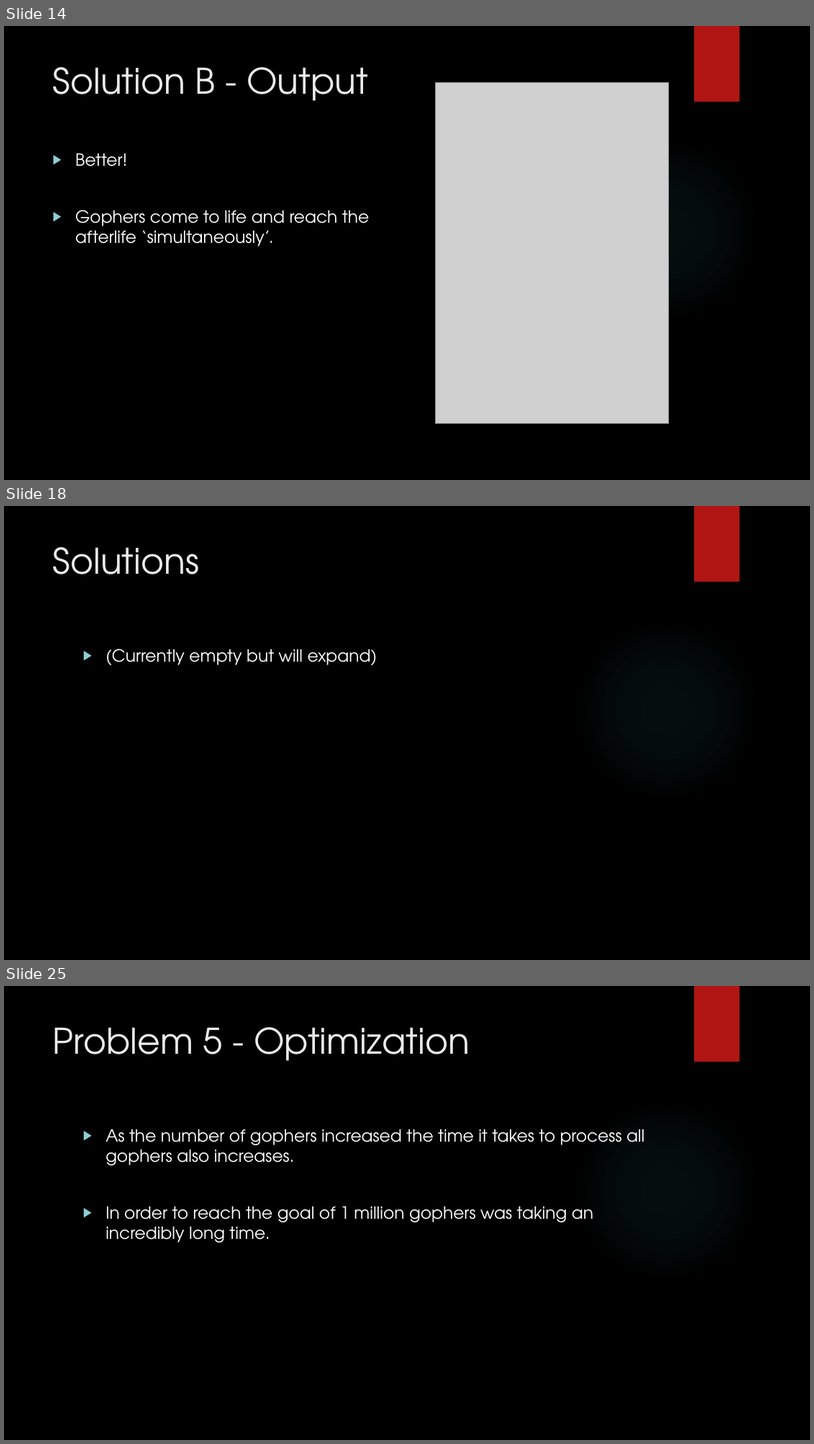
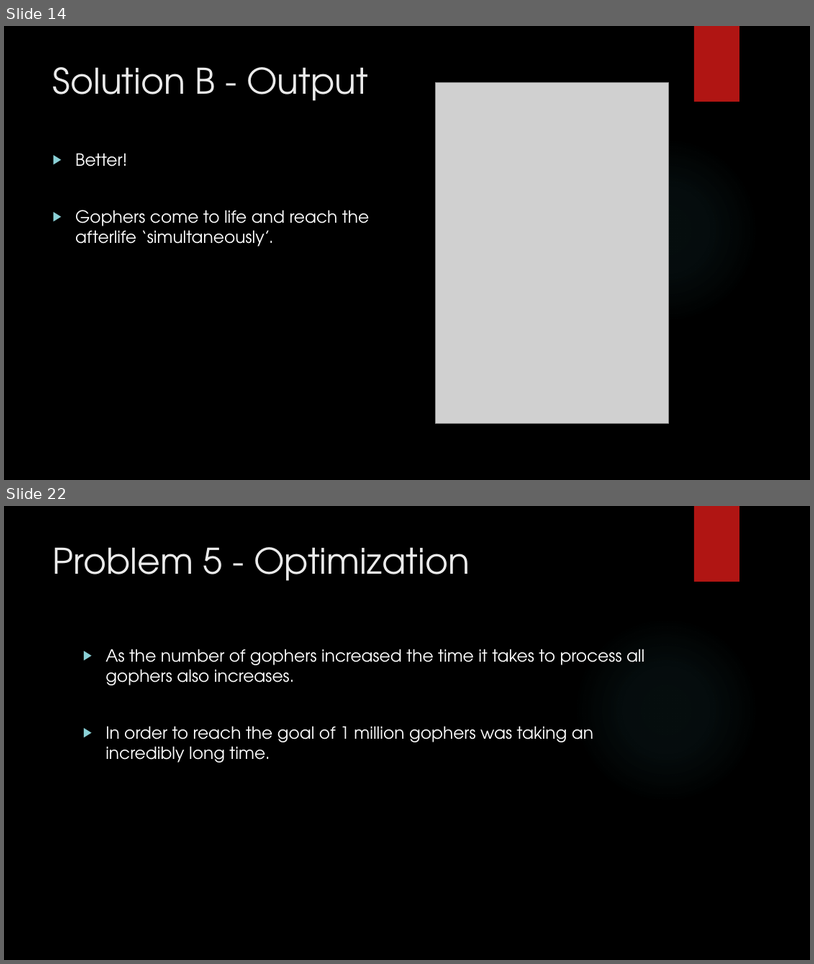
Before and after one commit to jaminologist/GopherLife, a slide deck: GopherLife.pptx. Shown one above the other, each under a label of ours: slides 14, 18 and 25 before the commit, slides 14 and 22 after it; the slides between them are not shown. The pictures are 814x1444 and 814x964 pixels, drawn with LibreOffice and Linux fonts; fonts in the diff are those of the drawing; grey boxes stand for pictures; background and template pictures are left out. Boxes give left, top, right and bottom in pixels: in the first picture for what was removed or moved away, otherwise in the second. Text is boxed around its words. In the diff, an @@ line names an element or a change of style, - is before the commit and + after.

```diff
--- a/GopherLife.pptx
+++ b/GopherLife.pptx
@@ slide 18 removed at bbox=[4, 506, 810, 960], background picture (left out); not listed: 2 template elements that a slide beside it also shows @@
@@ title removed at bbox=[53, 547, 199, 574] @@
-Solutions
@@ text removed at bbox=[106, 649, 378, 665] @@
-▶ (Currently empty but will expand)
@@ what was slide 25 is now slide 22 @@
```
Also in this commit, not shown: 3 slides changed, 4 slides added, 6 other slides removed, 4 other files.
